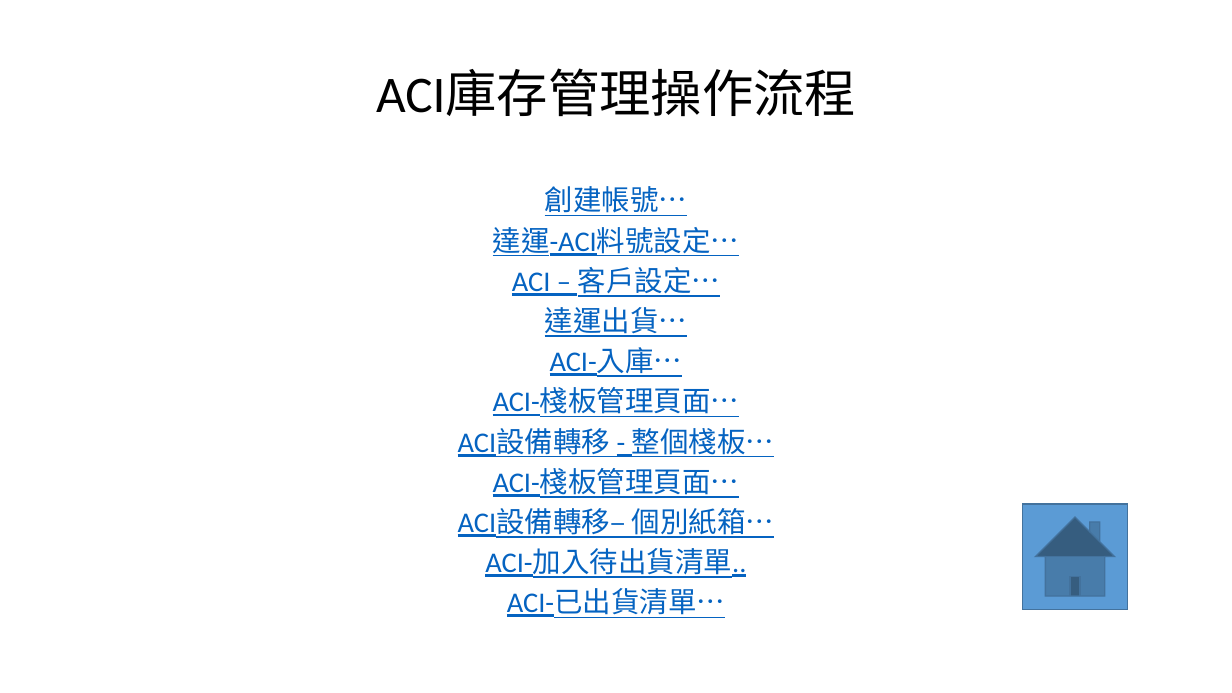
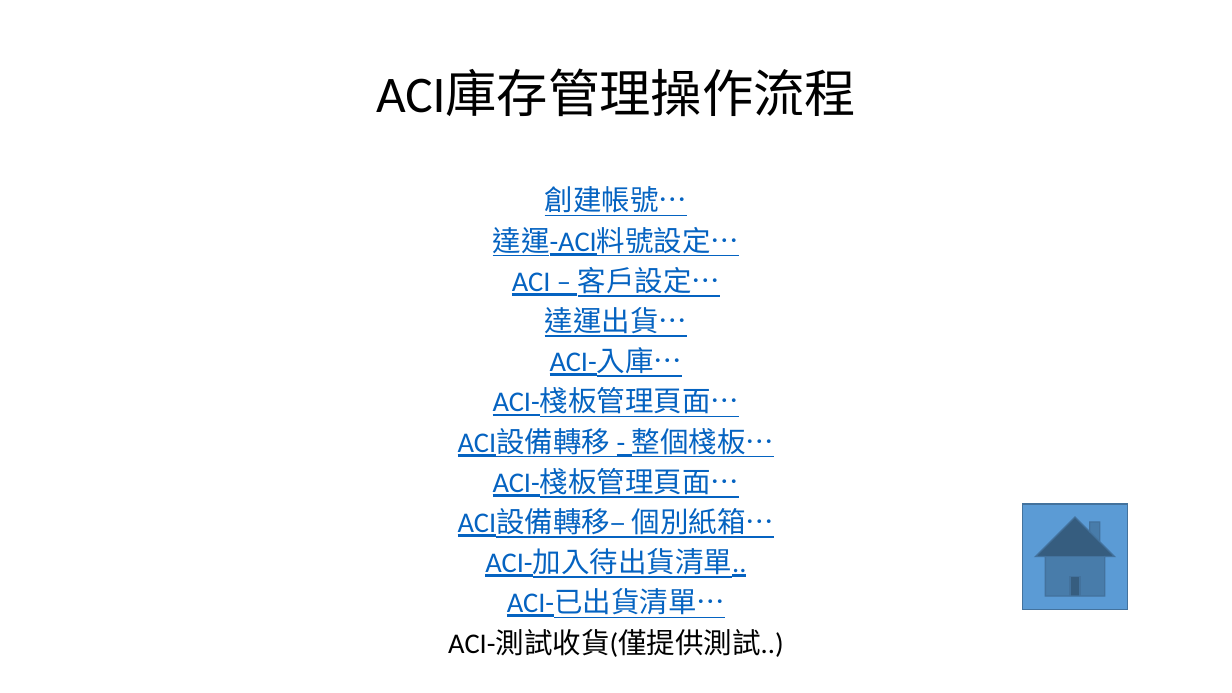
Before and after one commit to CrayHung/twoway-scanner, a slide deck: slide 1 of ACI庫存操作.pptx. Drawn at 1232x693 pixels with LibreOffice and Linux fonts; fonts in the diff are those of the drawing. Boxes give left, top, right and bottom in pixels: in the first picture for what was removed or moved away, otherwise in the second. Text is boxed around its words. In the diff, an @@ line names an element or a change of style, - is before the commit and + after.

Commit message:
左側增加讓ACI快速產生測試資料

```diff
--- a/ACI庫存操作.pptx
+++ b/ACI庫存操作.pptx
@@ text at box(448, 629, 783, 657): paragraph added @@
+ACI-測試收貨(僅提供測試..)
```
Also in this commit, not shown: 2 slides added, 4 other files.
